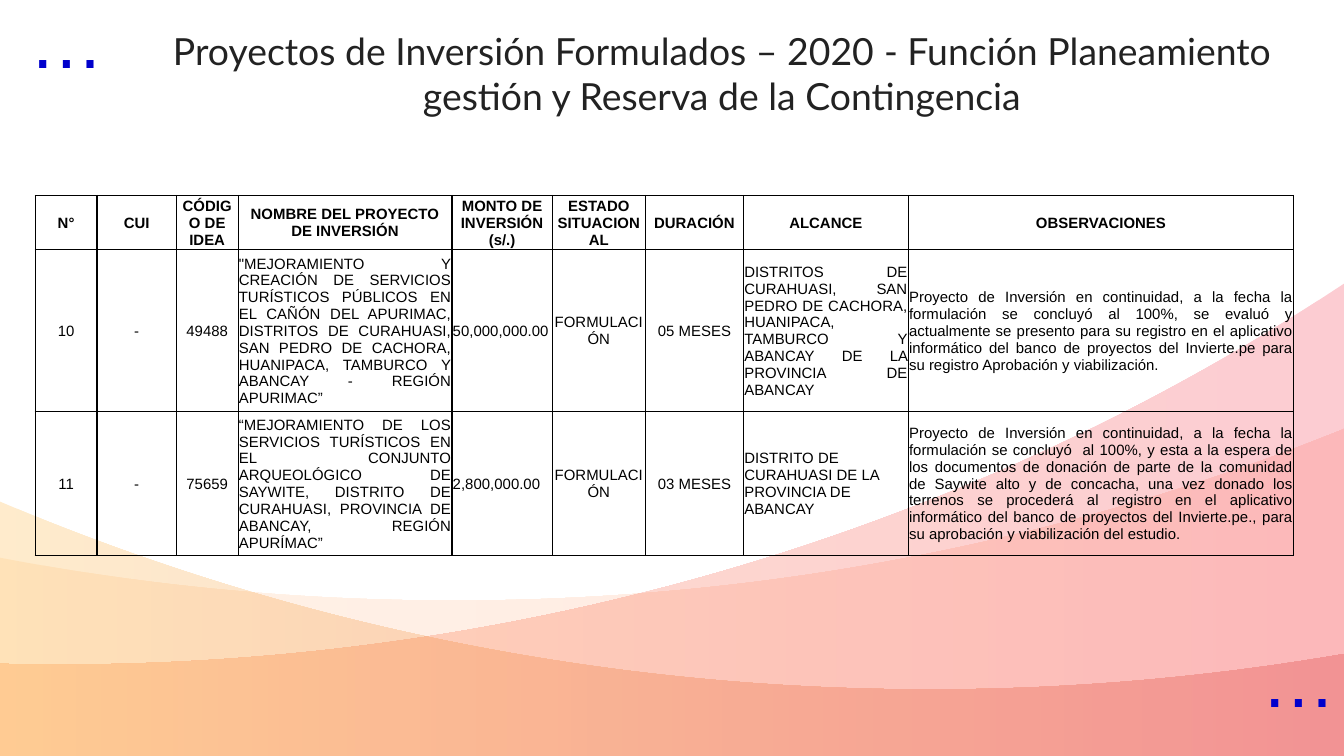
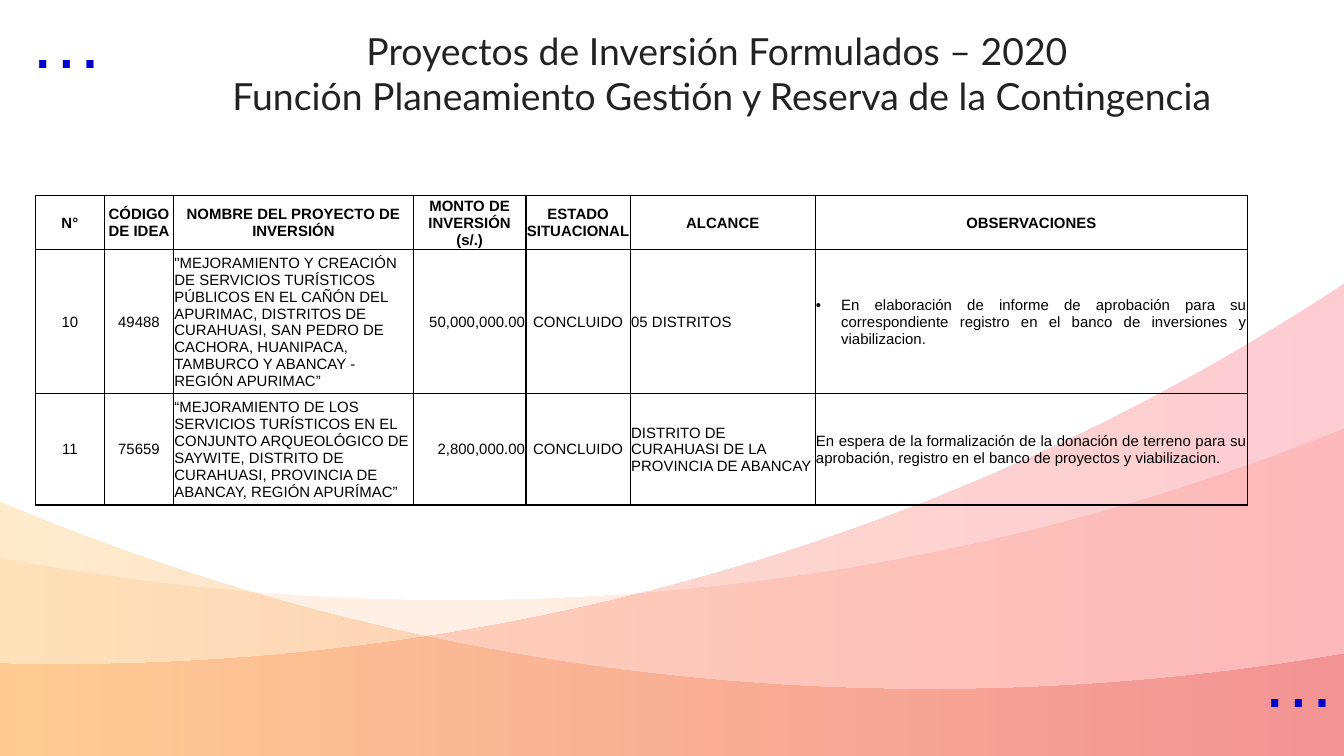
Before and after one commit to ORFEI-GRAP/Gestion-ORFEI, a slide deck: slide 5 of Proyectos Funcion - PRODUCCIÓN.pptx. Drawn at 1344x756 pixels with LibreOffice and Linux fonts; fonts in the diff are those of the drawing. Boxes give left, top, right and bottom in pixels: in the first picture for what was removed or moved away, otherwise in the second. Text is boxed around its words. In the diff, an @@ line names an element or a change of style, - is before the commit and + after.

Commit message:
Actua

```diff
--- a/Proyectos Funcion - PRODUCCIÓN.pptx
+++ b/Proyectos Funcion - PRODUCCIÓN.pptx
@@ text at [232,37,1211,117]: text changed @@
-Proyectos de Inversión Formulados – 2020 - Función Planeamiento gestión y Reserva de la Contingencia
+Proyectos de Inversión Formulados – 2020
+Función Planeamiento Gestión y Reserva de la Contingencia
@@ table at [35,195,1247,505] @@
-column 2: CUI | - | -
-column 6: ESTADO SITUACIONAL | FORMULACIÓN | FORMULACIÓN
-column 7: DURACIÓN | 05 MESES | 03 MESES
-column 8: ALCANCE | DISTRITOS DE CURAHUASI, SAN PEDRO DE CACHORA, HUANIPACA, TAMBURCO Y ABANCAY DE LA PROVINCIA DE ABANCAY | DISTRITO DE CURAHUASI DE LA PROVINCIA DE ABANCAY
-column 9: OBSERVACIONES | Proyecto de Inversión en continuidad, a la fecha la formulación se concluyó al 100%, se evaluó y actualmente se presento para su registro en el aplicativo informático del banco de proyectos del Invierte.pe para su registro Aprobación y viabilización. | Proyecto de Inversión en continuidad, a la fecha la formulación se concluyó al 100%, y esta a la espera de los documentos de donación de parte de la comunidad de Saywite alto y de concacha, una vez donado los terrenos se procederá al registro en el aplicativo informático del banco de proyectos del Invierte.pe., para su aprobación y viabilización del estudio.
+column 5: ESTADO SITUACIONAL | CONCLUIDO | CONCLUIDO
+column 6: ALCANCE | 05 DISTRITOS | DISTRITO DE CURAHUASI DE LA PROVINCIA DE ABANCAY
+column 7: OBSERVACIONES | En elaboración de informe de aprobación para su correspondiente registro en el banco de inversiones y viabilizacion. | En espera de la formalización de la donación de terreno para su aprobación, registro en el banco de proyectos y viabilizacion.
@@ table: place and size @@
-table at [35,195,1294,555]
+table at [35,195,1247,505]
```
Also in this commit, not shown: 4 other slides changed, 2 other files.
